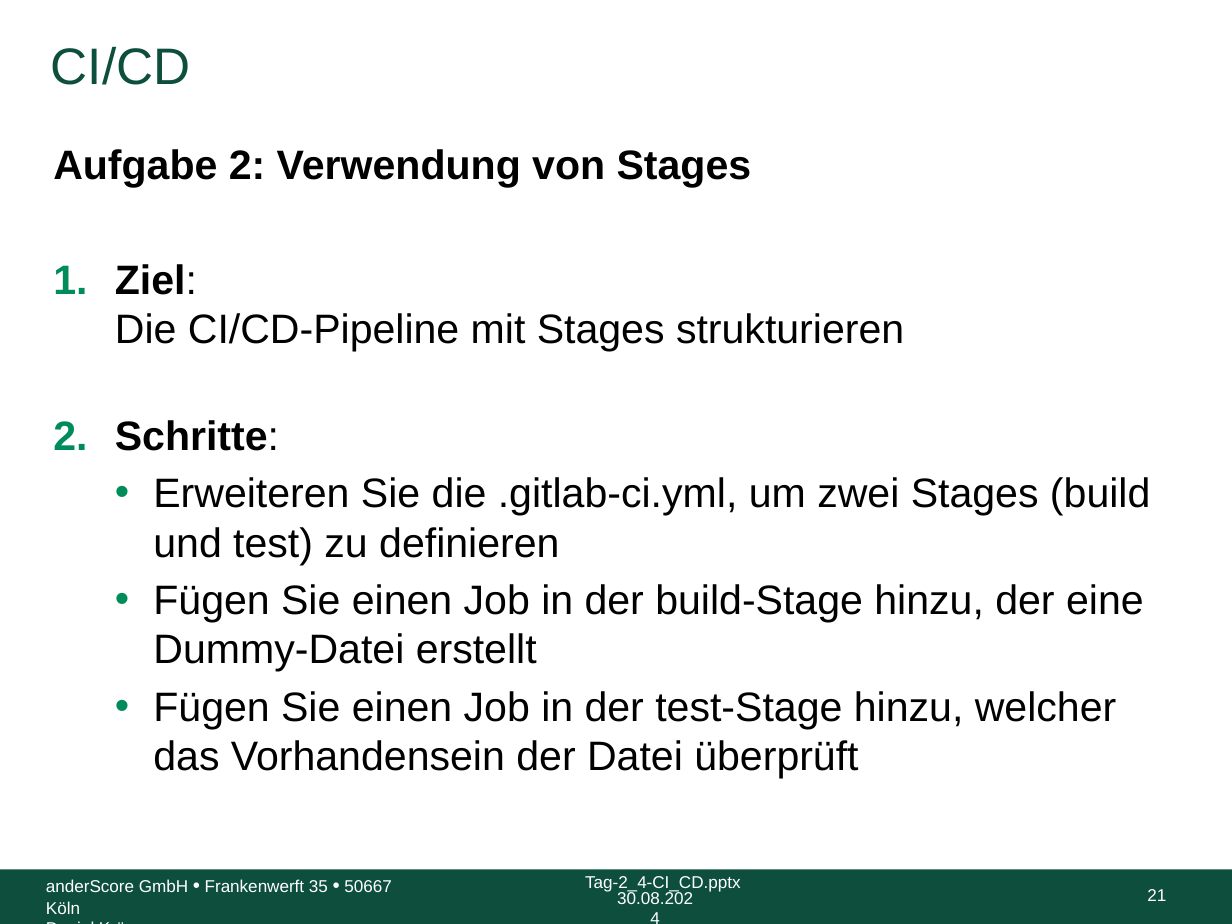
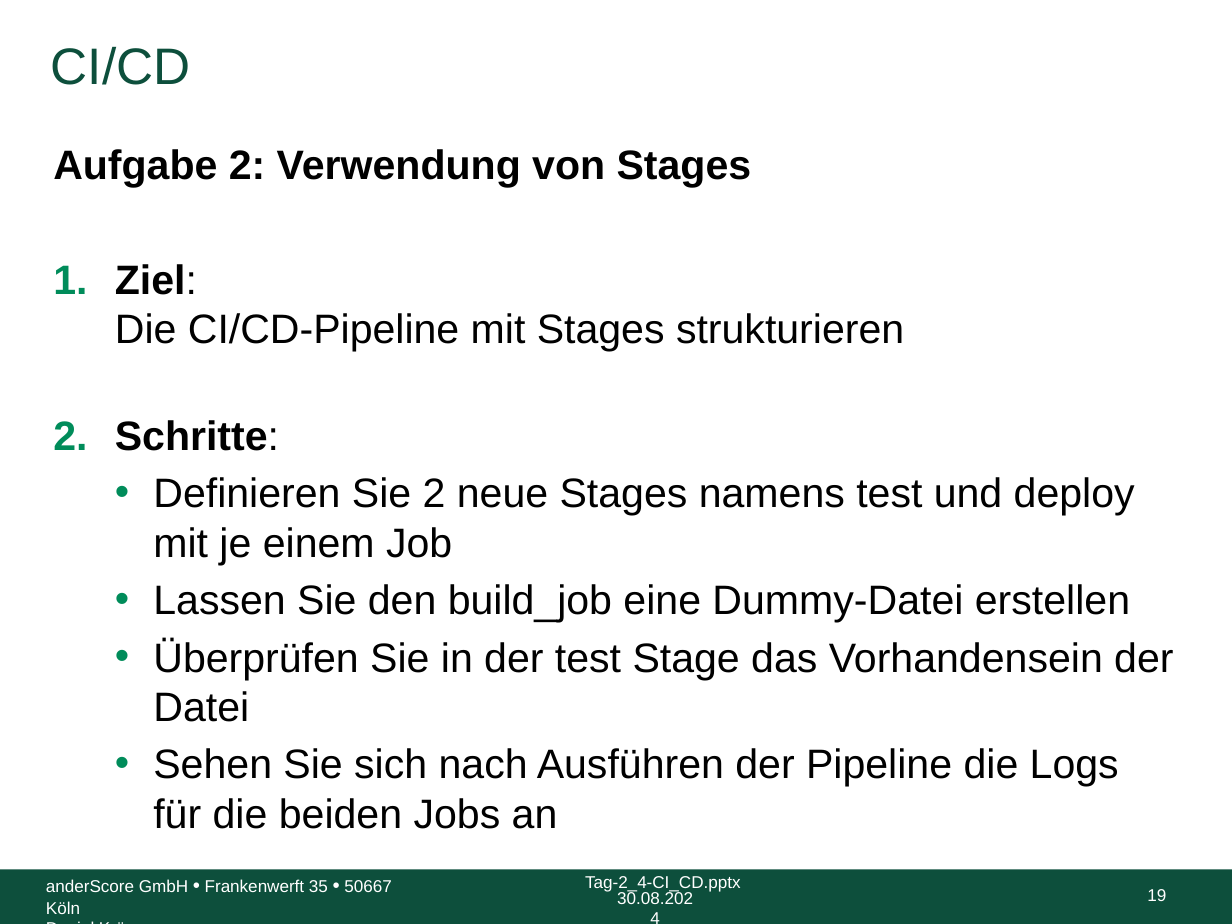
Before and after one commit to anderscore-gmbh/gitlab, a slide deck: slide 19 of slides/Tag-2_4-CI_CD.pptx (slide 21 before the commit). Drawn at 1232x924 pixels with LibreOffice and Linux fonts; fonts in the diff are those of the drawing; background and template pictures are left out. Boxes give left, top, right and bottom in pixels: in the first picture for what was removed or moved away, otherwise in the second. Text is boxed around its words. In the diff, an @@ line names an element or a change of style, - is before the commit and + after.

```diff
--- a/slides/Tag-2_4-CI_CD.pptx
+++ b/slides/Tag-2_4-CI_CD.pptx
@@ text at (153, 477, 1173, 829): text changed @@
-  • Erweiteren Sie die .gitlab-ci.yml, um zwei Stages (build und test) zu definieren
-  • Fügen Sie einen Job in der build-Stage hinzu, der eine Dummy-Datei erstellt
-  • Fügen Sie einen Job in der test-Stage hinzu, welcher das Vorhandensein der Datei überprüft
+  • Definieren Sie 2 neue Stages namens test und deploy mit je einem Job
+  • Lassen Sie den build_job eine Dummy-Datei erstellen
+  • Überprüfen Sie in der test Stage das Vorhandensein der Datei
+  • Sehen Sie sich nach Ausführen der Pipeline die Logs für die beiden Jobs an
@@ page number at (1147, 889, 1166, 901): text changed @@
-21
+19
```
Also in this commit, not shown: 15 other slides changed, 2 slides removed.
